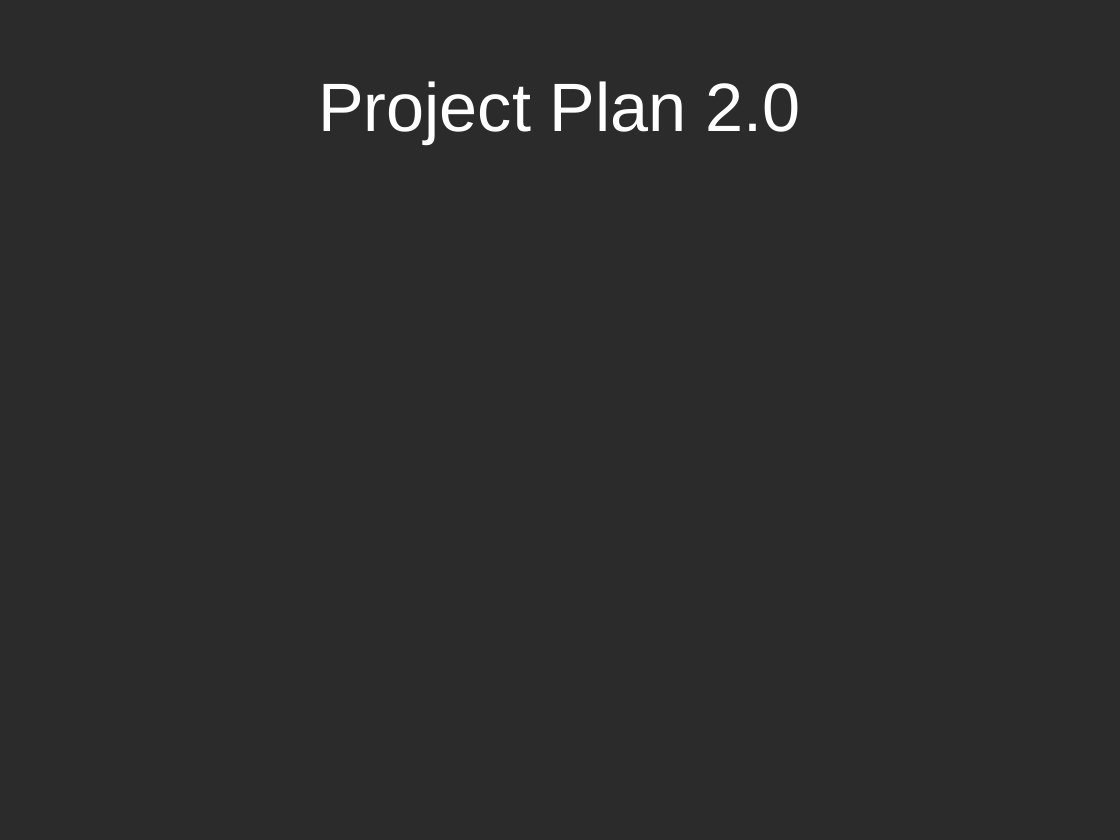
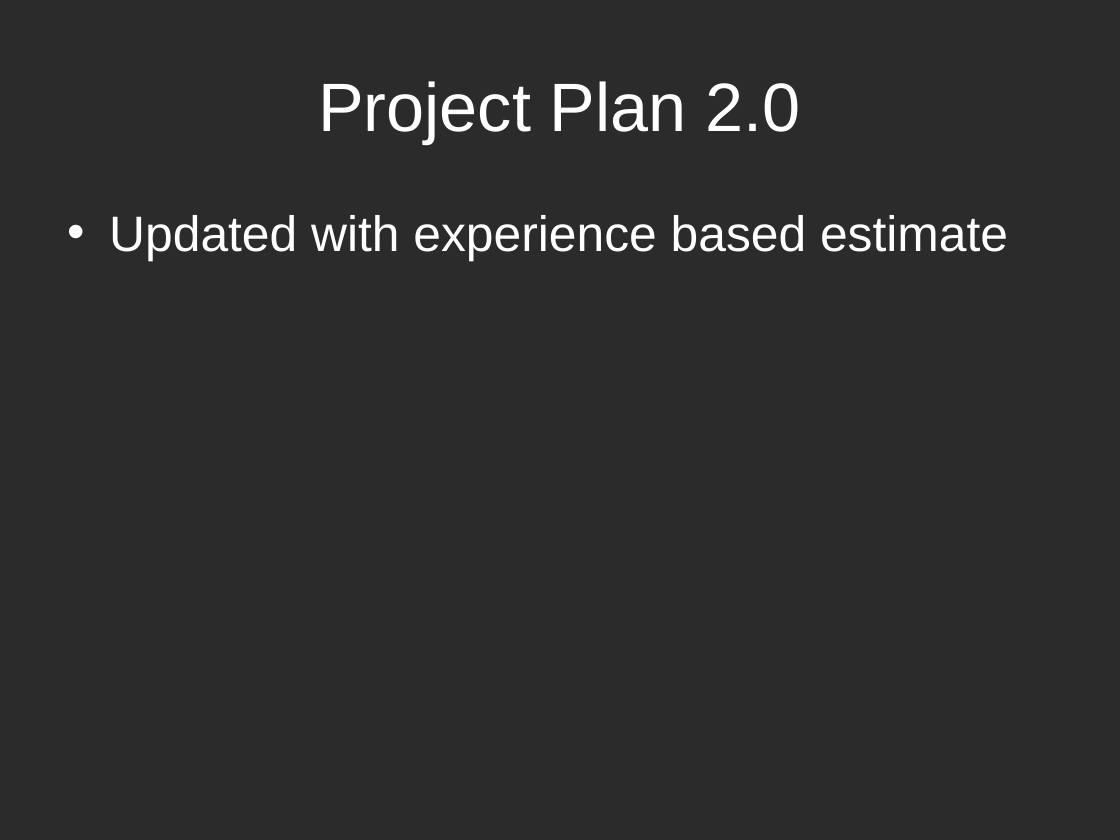
Before and after one commit to k0emt/macts, a slide deck: slide 5 of portfolio/PresentationElaboration.pptx. Drawn at 1120x840 pixels with LibreOffice and Linux fonts; fonts in the diff are those of the drawing; background and template pictures are left out; a plain dark background stands for a picture behind light text. Boxes give left, top, right and bottom in pixels: in the first picture for what was removed or moved away, otherwise in the second. Text is boxed around its words. In the diff, an @@ line names an element or a change of style, - is before the commit and + after.

```diff
--- a/portfolio/PresentationElaboration.pptx
+++ b/portfolio/PresentationElaboration.pptx
@@ text added at bbox=[109, 215, 1008, 261], 32 pt, text #FFFFFF @@
+• Updated with experience based estimate
```
Also in this commit, not shown: 3 other slides changed, 1 slide removed, 15 other files.
